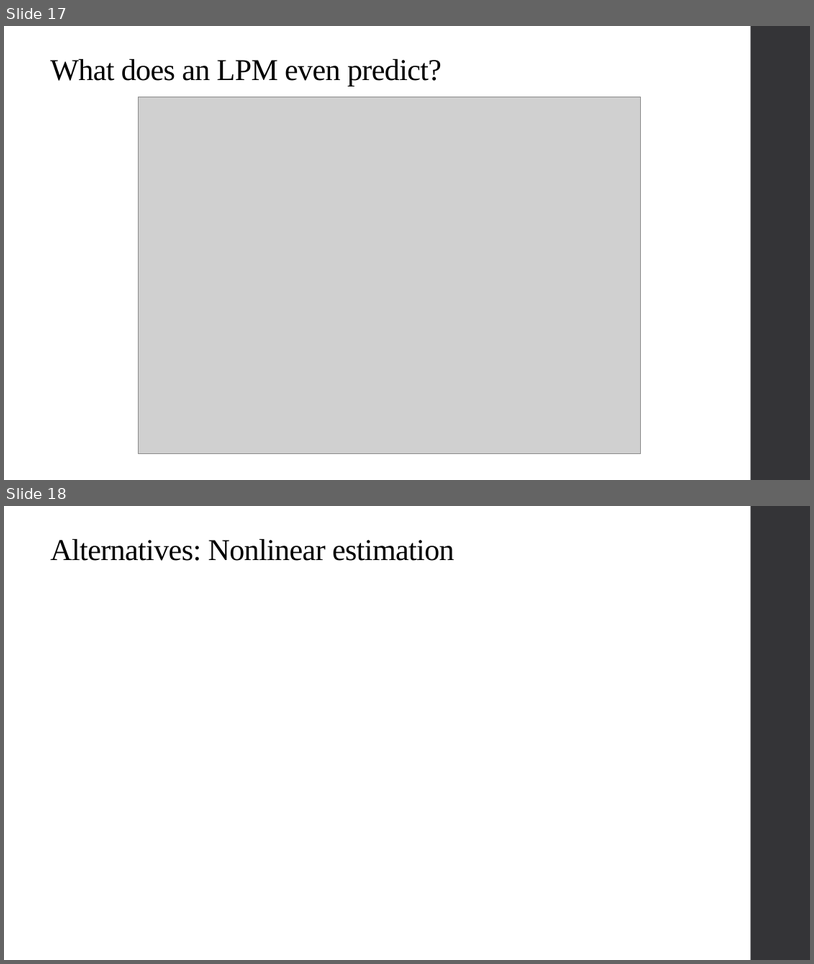
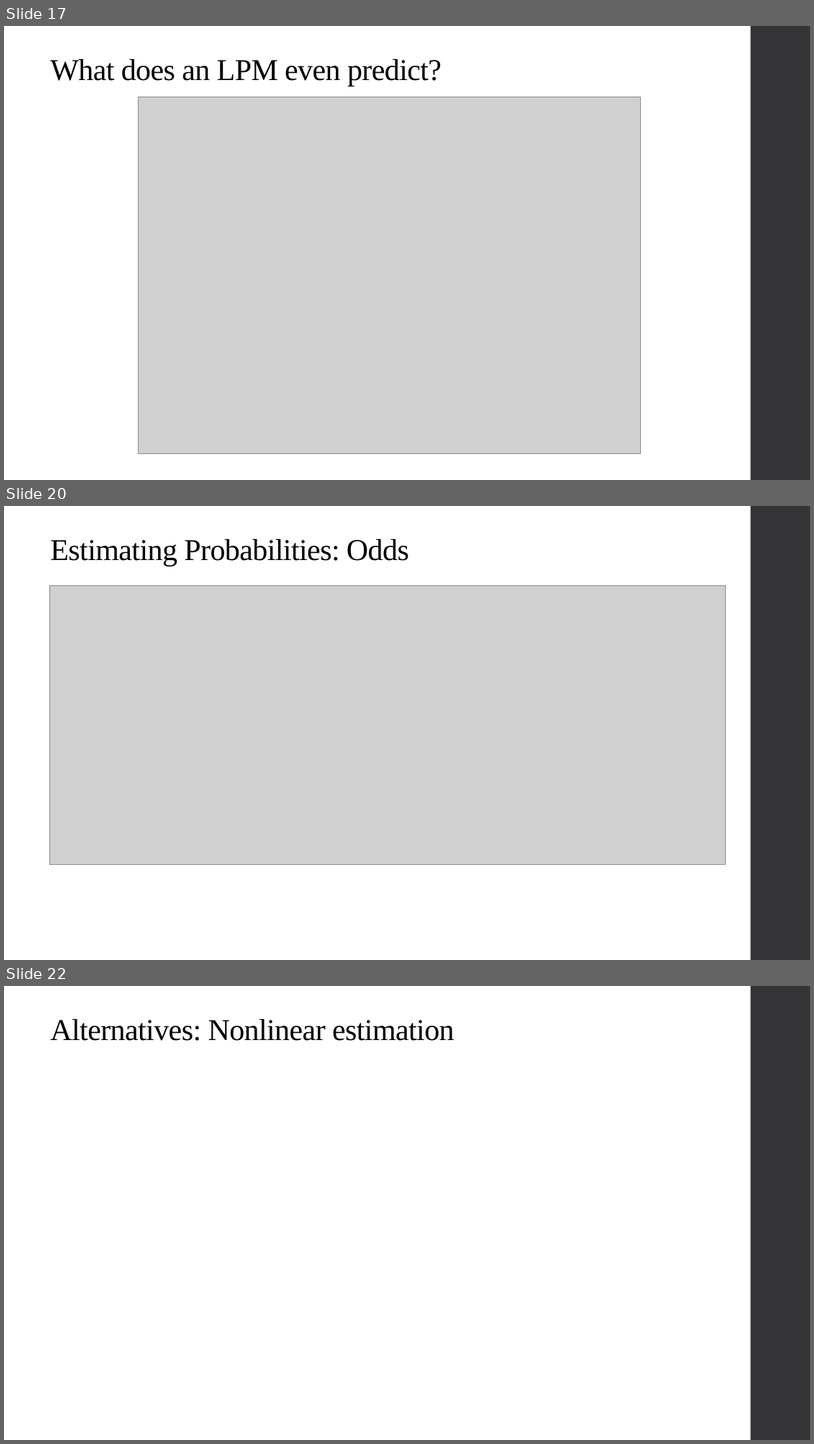
Before and after one commit to qiufei/fork-HAD5744, a slide deck: Lecture07-08_BinaryDepVars/Lecture7_BinaryDepVars_2022F.pptx. Shown one above the other, each under a label of ours: slides 17 and 18 before the commit, slides 17, 20 and 22 after it; the slides between them are not shown. The pictures are 814x964 and 814x1444 pixels, drawn with LibreOffice and Linux fonts; fonts in the diff are those of the drawing; grey boxes stand for pictures. Boxes give left, top, right and bottom in pixels: in the first picture for what was removed or moved away, otherwise in the second. Text is boxed around its words. In the diff, an @@ line names an element or a change of style, - is before the commit and + after.

```diff
--- a/Lecture07-08_BinaryDepVars/Lecture7_BinaryDepVars_2022F.pptx
+++ b/Lecture07-08_BinaryDepVars/Lecture7_BinaryDepVars_2022F.pptx
@@ slide 20 added at bbox=[4, 506, 810, 960], background #FFFFFF; not listed: 1 template element that a slide beside it also shows @@
@@ title added at bbox=[50, 539, 409, 566], 36 pt, text #000000 @@
+Estimating Probabilities: Odds
@@ picture added at bbox=[49, 585, 725, 864] @@
@@ what was slide 18 is now slide 22 @@
```
Also in this commit, not shown: 3 other slides added, 6 other files.
